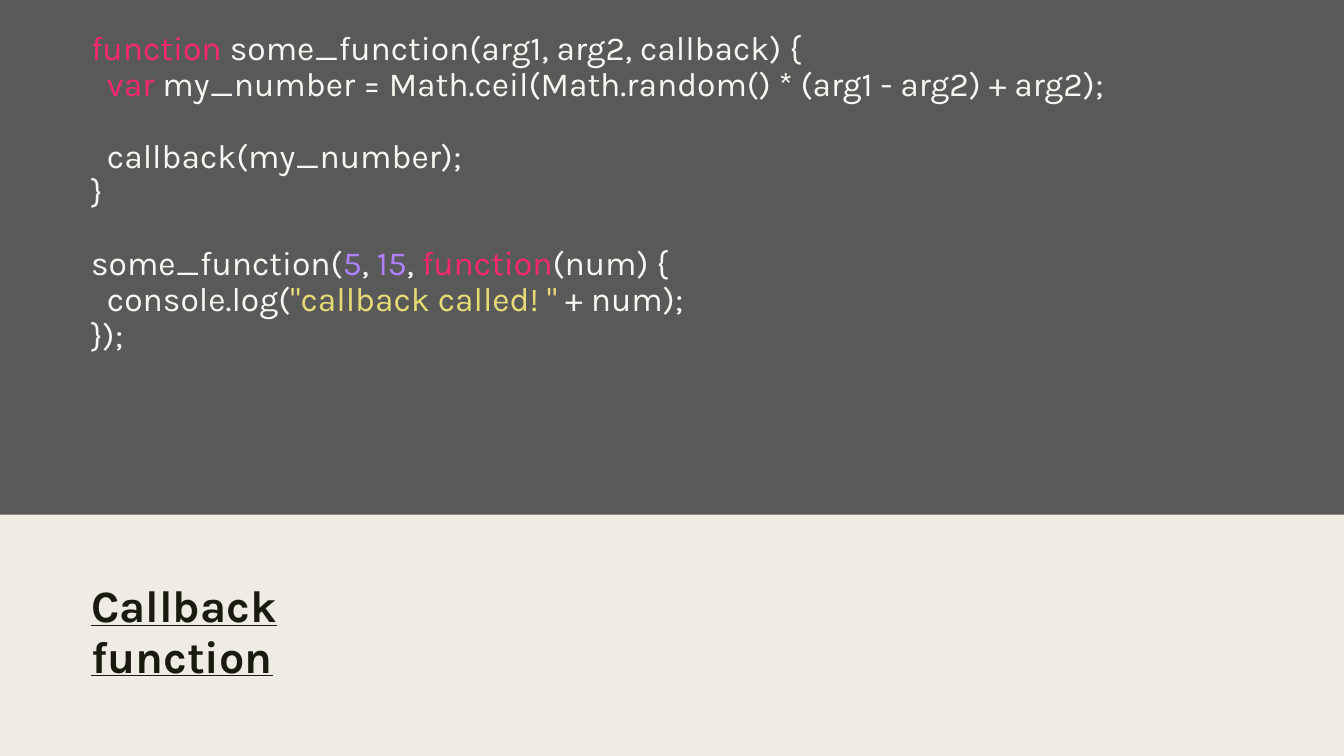
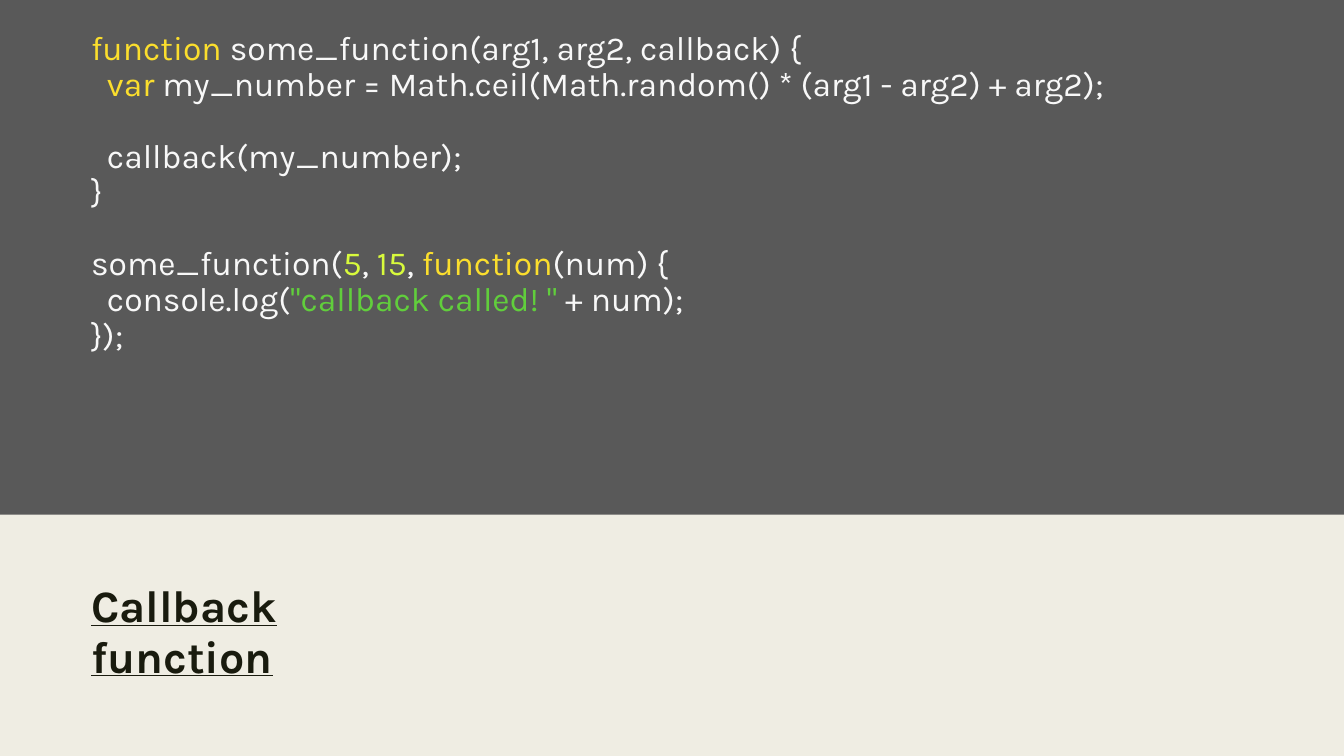
Before and after one commit to pkyurkchiev/mean-stack, a slide deck: slide 15 of presentations/nodeJS.pptx. Drawn at 1344x756 pixels with LibreOffice and Linux fonts; fonts in the diff are those of the drawing. Boxes give left, top, right and bottom in pixels: in the first picture for what was removed or moved away, otherwise in the second. Text is boxed around its words. In the diff, an @@ line names an element or a change of style, - is before the commit and + after.

Commit message:
new code colors

```diff
--- a/presentations/nodeJS.pptx
+++ b/presentations/nodeJS.pptx
@@ title "function some_function(arg1, arg2, callback) { ..." at <box>91,36,1103,319</box>: text colour #F92672 to #FBDE2D in "function var function(num)"; text colour #F8F8F2 to #F8F8F8 in "some_function(arg1, arg2, callback) { my_number = Math.ceil( ..."; text colour #AE81FF to #D8FA3C in "some_function(5, 15,"; text colour #E6DB74 to #61CE3C in "console.log("callback called! "" @@
```
